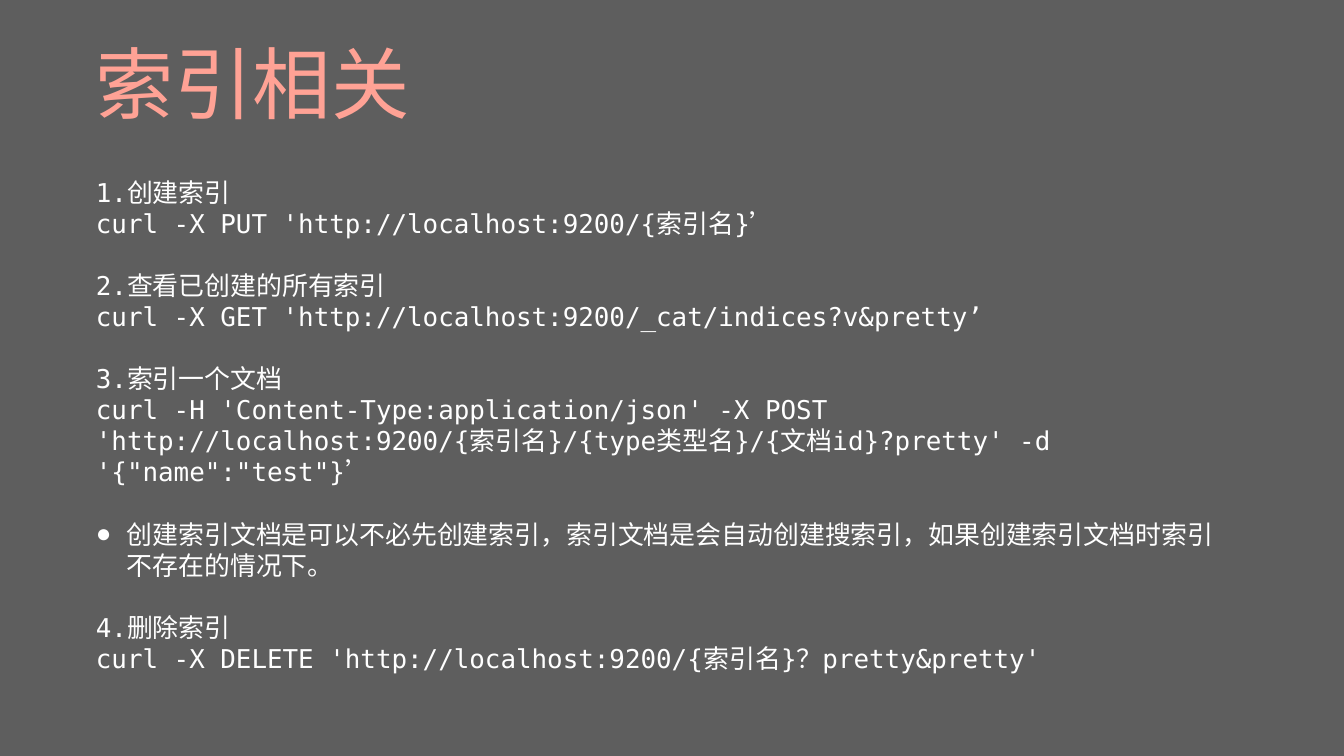
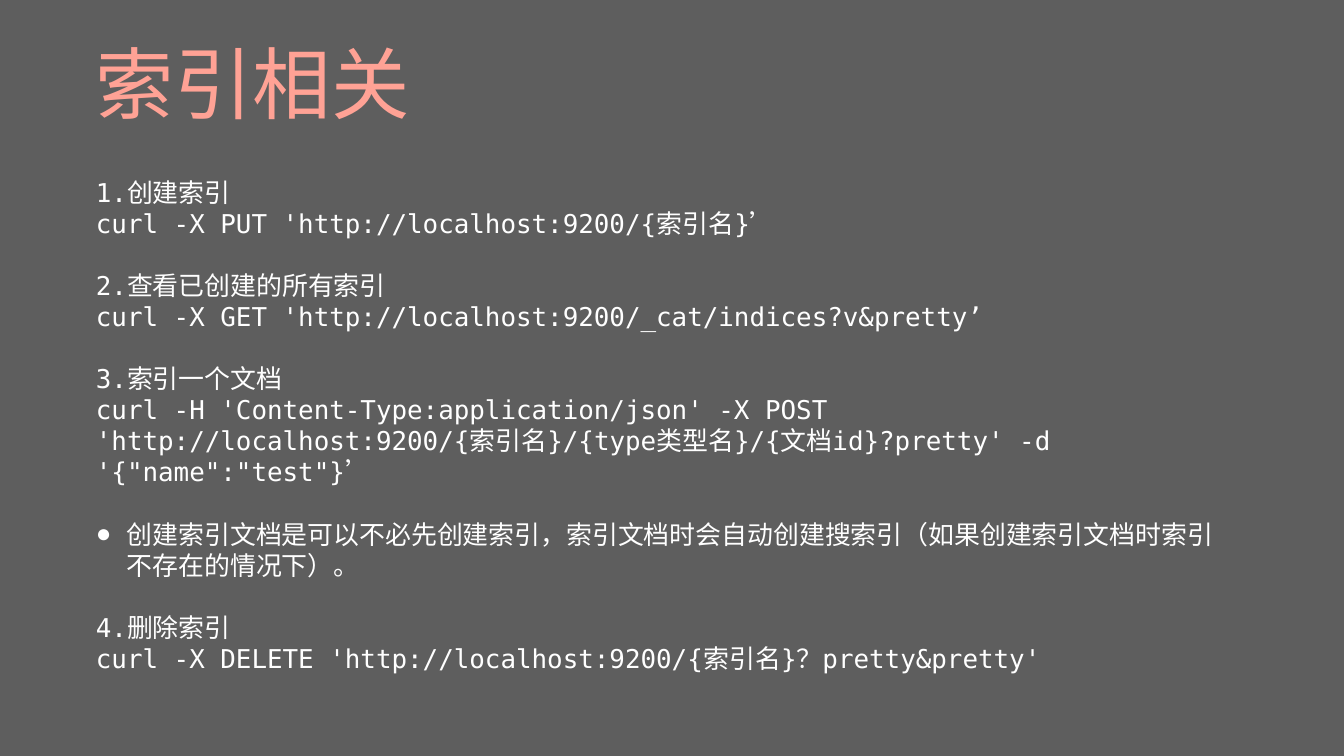
Before and after one commit to Uchida-Hideto/Elasticsearch, a slide deck: slide 23 of elasticsearch.pptx (slide 21 before the commit). Drawn at 1344x756 pixels with LibreOffice and Linux fonts; fonts in the diff are those of the drawing. Boxes give left, top, right and bottom in pixels: in the first picture for what was removed or moved away, otherwise in the second. Text is boxed around its words. In the diff, an @@ line names an element or a change of style, - is before the commit and + after.

```diff
--- a/elasticsearch.pptx
+++ b/elasticsearch.pptx
@@ text at (127, 522, 1213, 578): text changed @@
-● 创建索引文档是可以不必先创建索引，索引文档是会自动创建搜索引，如果创建索引文档时索引不存在的情况下。
+● 创建索引文档是可以不必先创建索引，索引文档时会自动创建搜索引（如果创建索引文档时索引不存在的情况下）。
```
Also in this commit, not shown: 2 slides added.
